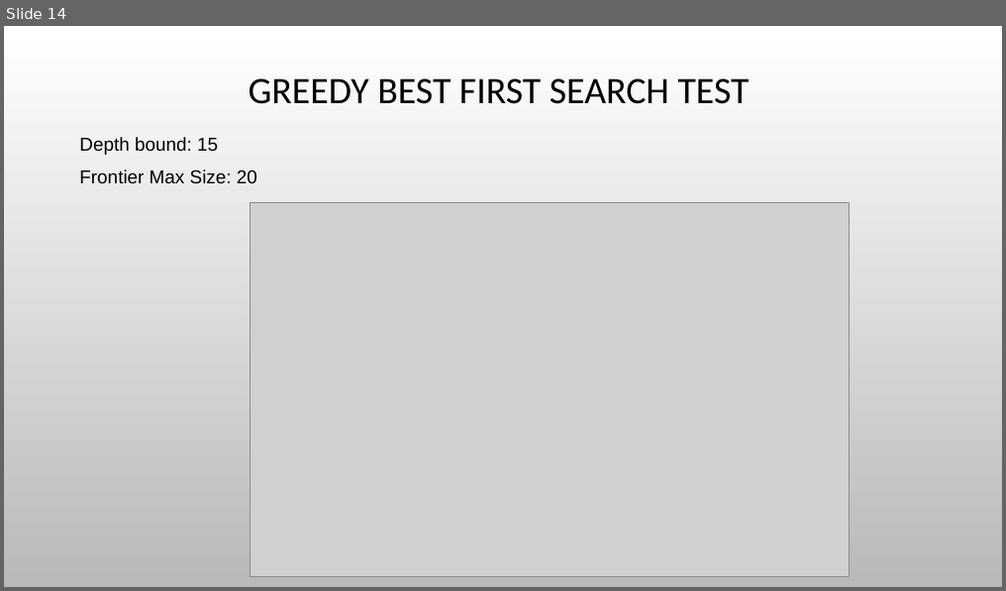
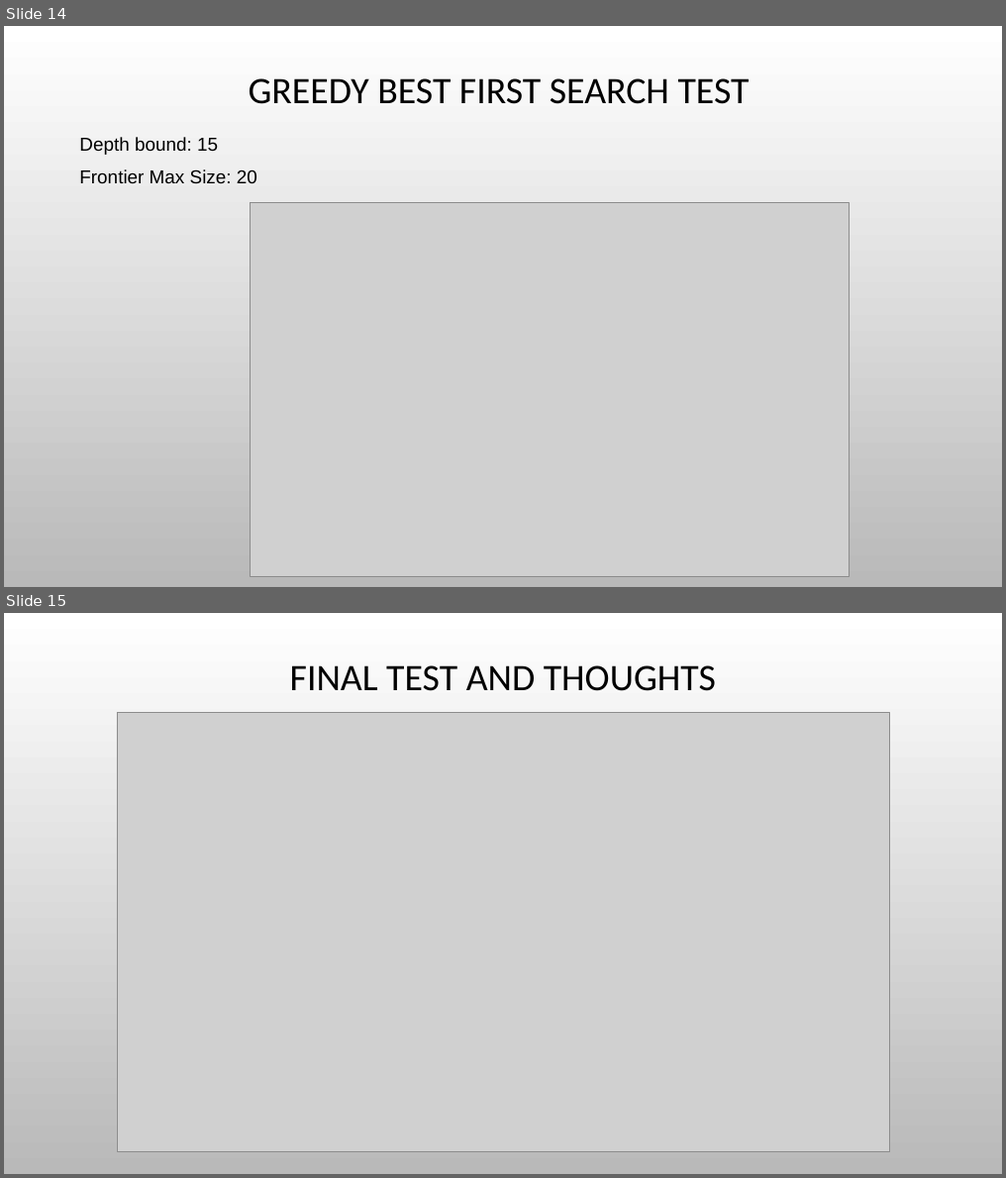
Before and after one commit to karelyrodri/AI_Virtual_World, a slide deck: AI Final Project Part 1 Presentation.pptx. Shown one above the other, each under a label of ours: slide 14 before the commit, slides 14 and 15 after it. The pictures are 1006x591 and 1006x1178 pixels, drawn with LibreOffice and Linux fonts; fonts in the diff are those of the drawing; grey boxes stand for pictures; background and template pictures are left out. Boxes give left, top, right and bottom in pixels: in the first picture for what was removed or moved away, otherwise in the second. Text is boxed around its words. In the diff, an @@ line names an element or a change of style, - is before the commit and + after.

```diff
--- a/AI Final Project Part 1 Presentation.pptx
+++ b/AI Final Project Part 1 Presentation.pptx
@@ slide 15 added at box(4, 613, 1002, 1174), background picture (left out) @@
@@ title added at box(290, 665, 716, 691), 36 pt, text #000000 @@
+FINAL TEST AND THOUGHTS
@@ picture added at box(117, 712, 890, 1152) @@
```
